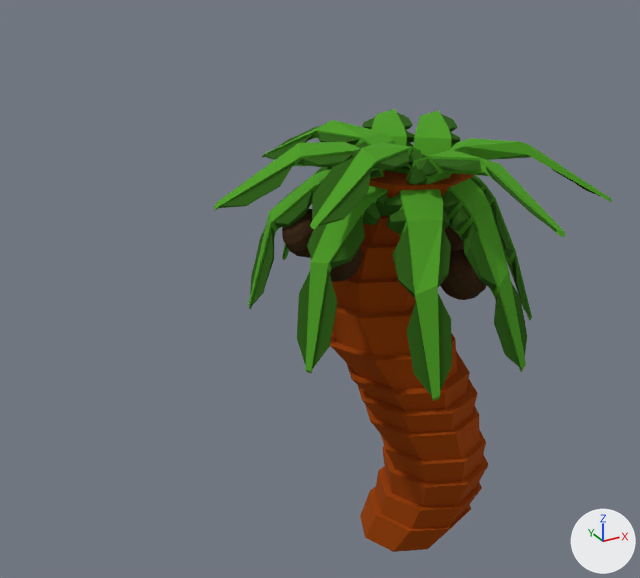
The Blender file figments-of-fuyan-raw/game/tile_objects/palms/palm_tree.blend: old version first, new version second.
Before and after are seen from a 50 mm camera at (-3.59, -7.87, 4.91) aimed at (-0.07, -1.47, 1.71). Arrows for +X, +Y and +Z are at lower right; the lights stay in place. The first picture is the older version.

Objects in the first picture: 'PalmTree-col'.
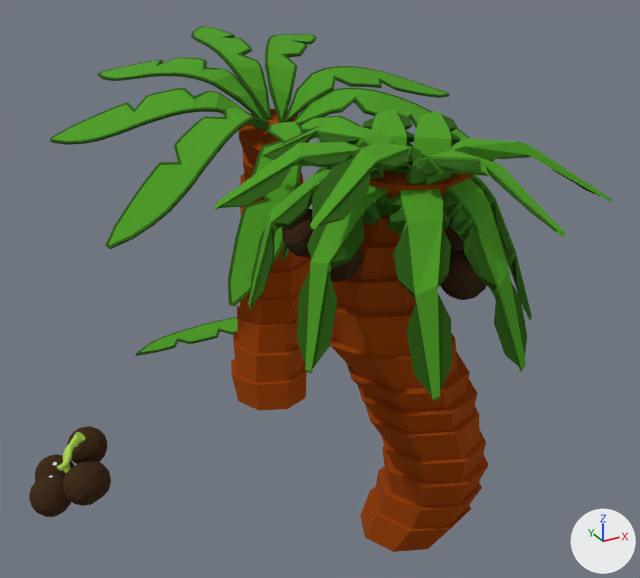
The newer file is also turned or shifted as a whole; pictures and numbers use the older file's frame.

What the commit changed:
Mesh me_plane is new.
It has 2287 vertices, 2331 faces and spans x -2.76..2.05, y -2.12..1.91, z 0.0..3.66.
It uses material mat_basematerial.
Object 'Plane' (ob_plane) is new; it shows me_plane.
Its location is (0.0, -0.258, 0.0).

Pixel boxes [x1, y1, x2, y2] of what changed, in the pictures (640 x 578 px):
'Plane', added
    after: [29, 26, 494, 517]
